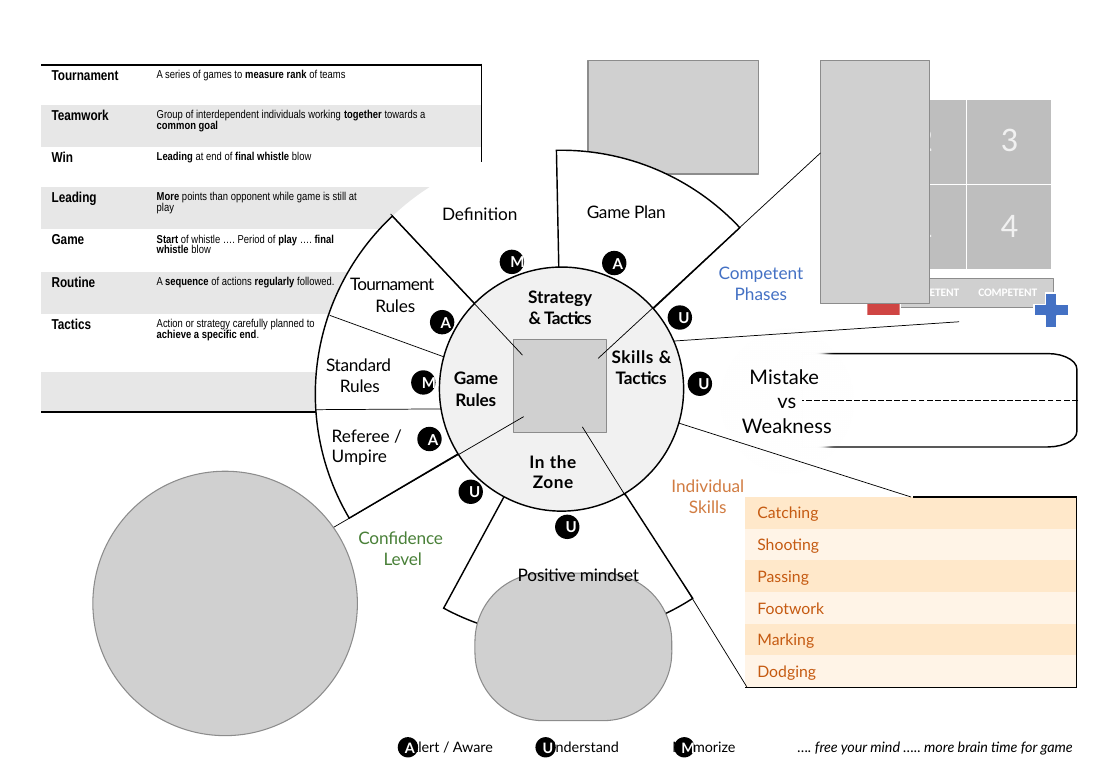
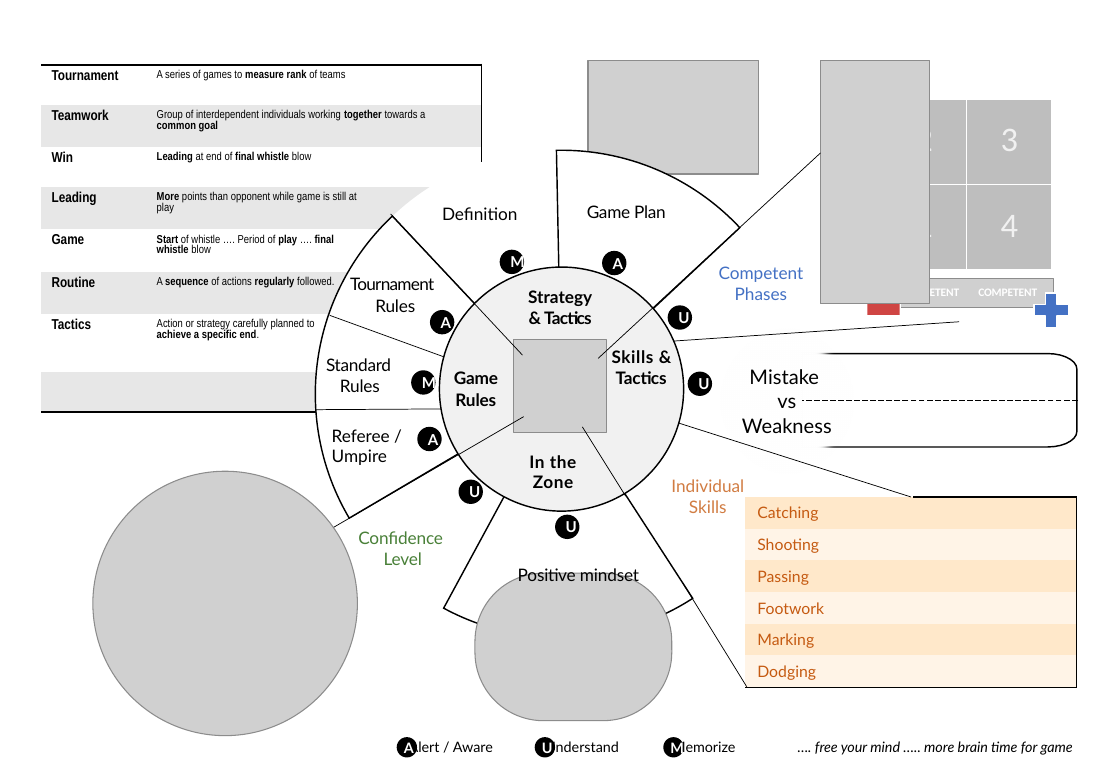
Before and after one commit to a-faros/base, a slide deck: slide 1 of MentalFitness/MentalFitness.pptx. Drawn at 1120x775 pixels with LibreOffice and Linux fonts; fonts in the diff are those of the drawing; grey boxes stand for pictures. Boxes give left, top, right and bottom in pixels: in the first picture for what was removed or moved away, otherwise in the second. Text is boxed around its words. In the diff, an @@ line names an element or a change of style, - is before the commit and + after.

```diff
--- a/MentalFitness/MentalFitness.pptx
+++ b/MentalFitness/MentalFitness.pptx
@@ ellipse "M": place and size @@
-ellipse "M" at (674,737,695,758)
+ellipse "M" at (664,737,685,758)
```
Also in this commit, not shown: 6 other slides changed, 1 slide added, 2 other files.
